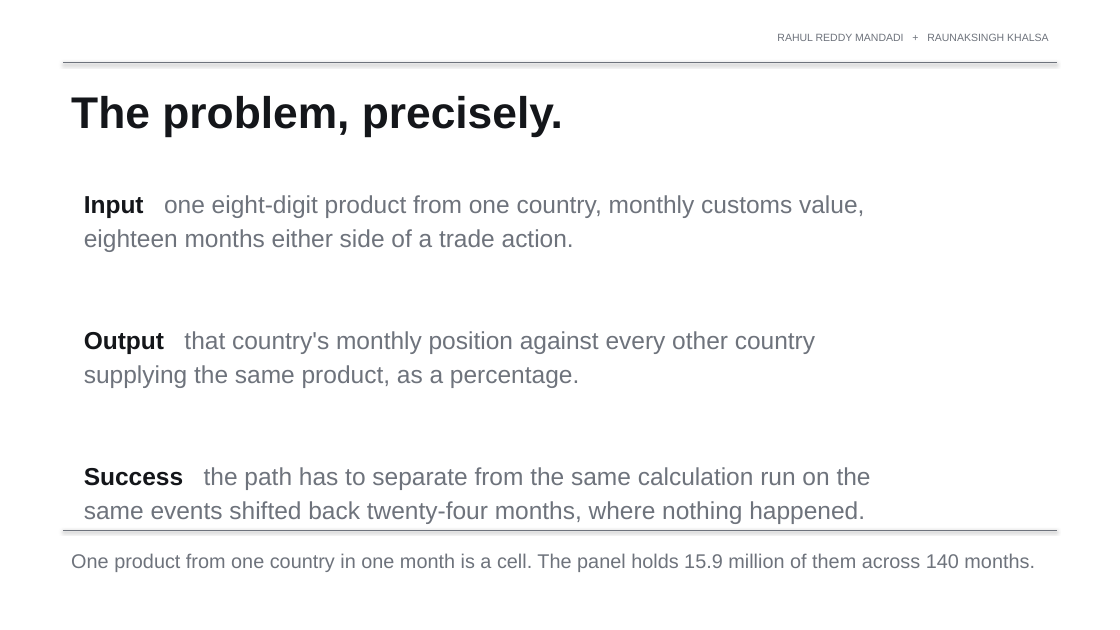
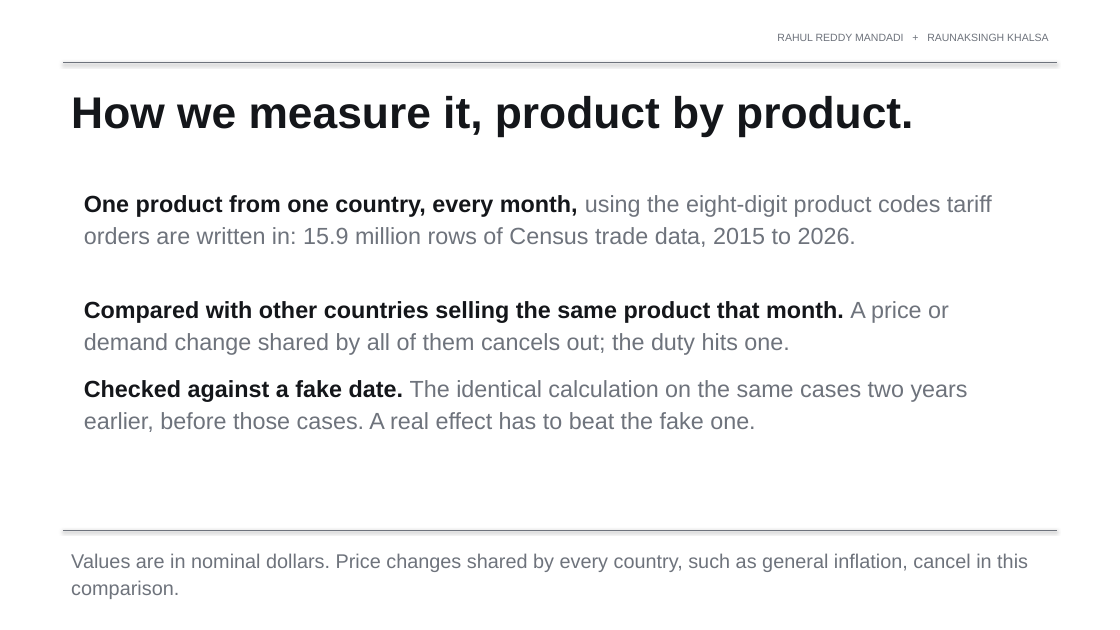
Before and after one commit to rahul-mandadi/tariff-rush, a slide deck: slide 5 of slides/Mandadi_Khalsa_Presentation2.pptx (slide 3 before the commit). Drawn at 1120x630 pixels with LibreOffice and Linux fonts; fonts in the diff are those of the drawing. Boxes give left, top, right and bottom in pixels: in the first picture for what was removed or moved away, otherwise in the second. Text is boxed around its words. In the diff, an @@ line names an element or a change of style, - is before the commit and + after.

```diff
--- a/slides/Mandadi_Khalsa_Presentation2.pptx
+++ b/slides/Mandadi_Khalsa_Presentation2.pptx
@@ text at (71, 96, 913, 136): text changed @@
-The problem, precisely.
+How we measure it, product by product.
@@ text at (84, 195, 992, 247): text changed; size 21 to 20 pt @@
-Input one eight-digit product from one country, monthly customs value,
-eighteen months either side of a trade action.
+One product from one country, every month, using the eight-digit product codes tariff orders are written in: 15.9 million rows of Census trade data, 2015 to 2026.
@@ text at (84, 301, 949, 355): text changed; size 21 to 20 pt @@
-Output that country's monthly position against every other country
-supplying the same product, as a percentage.
+Compared with other countries selling the same product that month. A price or demand change shared by all of them cancels out; the duty hits one.
@@ text at (84, 380, 968, 432): text changed; size 21 to 20 pt @@
-Success the path has to separate from the same calculation run on the
-same events shifted back twenty-four months, where nothing happened.
+Checked against a fake date. The identical calculation on the same cases two years earlier, before those cases. A real effect has to beat the fake one.
@@ text at (71, 553, 1028, 599): text changed @@
-One product from one country in one month is a cell. The panel holds 15.9 million of them across 140 months.
+Values are in nominal dollars. Price changes shared by every country, such as general inflation, cancel in this comparison.
```
Also in this commit, not shown: 3 other slides changed, 7 slides added, 5 slides removed, 6 other files.
